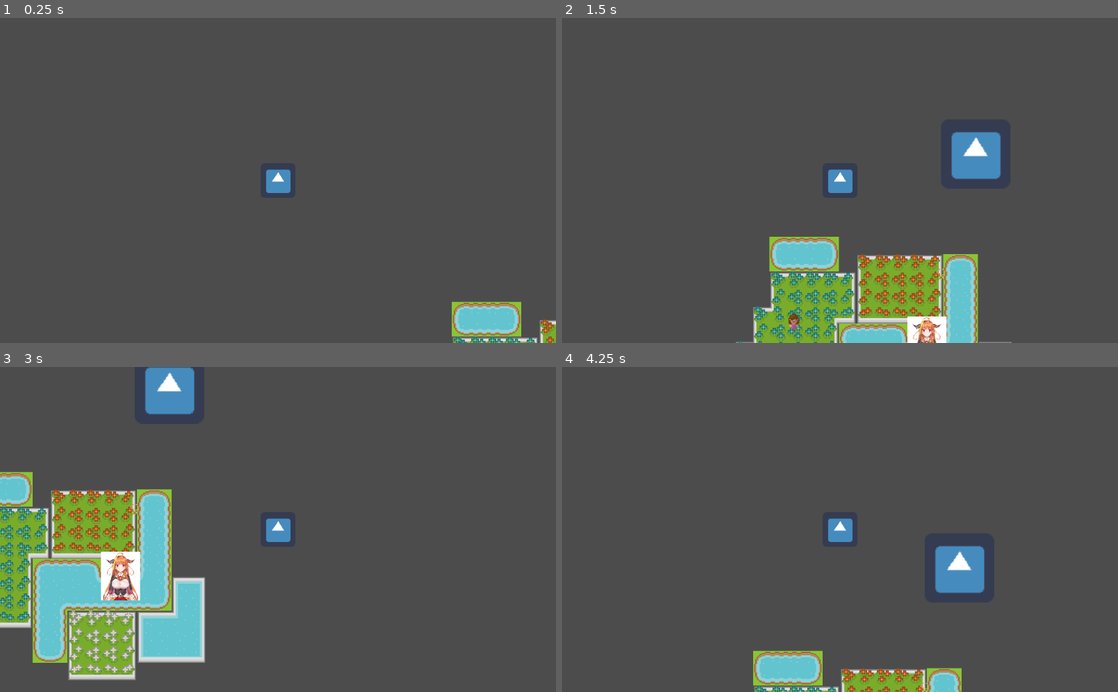
Above: before the commit, frames 1-4 (two rows, left to right).
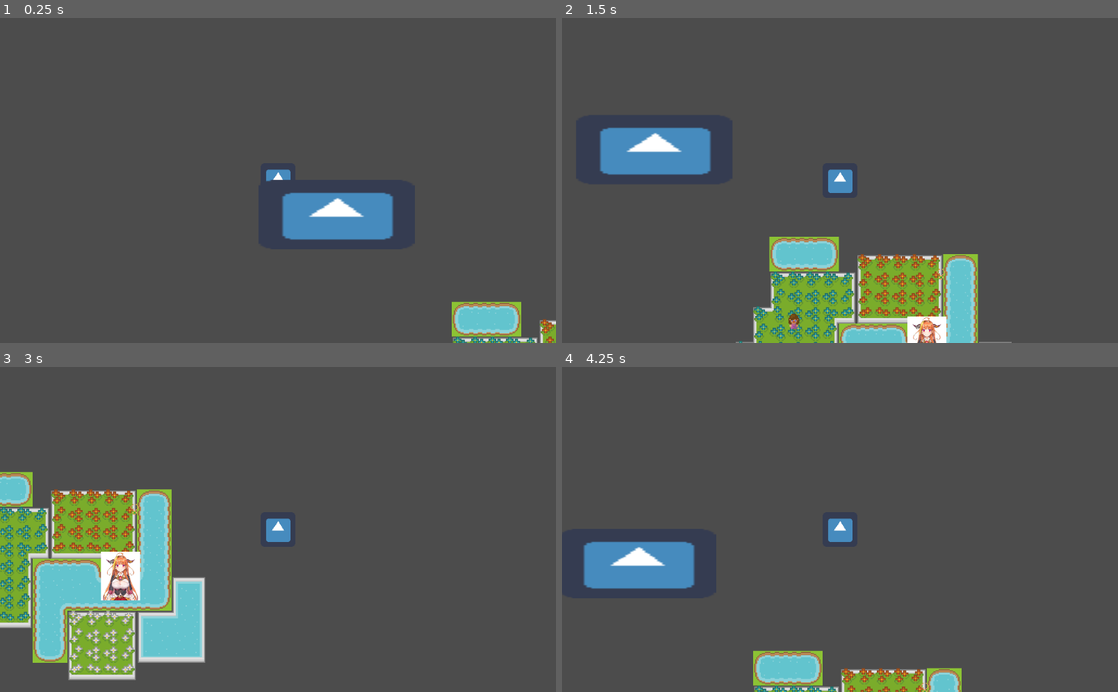
Above: after the commit, the same moments.

Repository: ValorZard/Salton-City
Game: Godot game, scene res://Scenes/Root.tscn
Same seed, same stepped clock (60 frames per second), same inputs: the game is played once before the commit and once after it. The engine's default icon, where the game draws it, is replaced by a stand-in: a white triangle on a blue panel in a dark square.
Inputs:
- Up to frame 1 (0.25 s): no input
- Up to frame 2 (1.5 s): tap Enter at 0.5 s; hold D (move_right) 0.53-1.28 s; hold E (interact) 0.53-1.28 s; hold S (move_down) from 1.28 s (still down); tap Z at 1.35 s
- Up to frame 3 (3 s): release S (move_down) at 2.03 s; hold D (move_right) 2.03-2.78 s; tap X at 2.1 s; hold W (move_up) from 2.78 s (still down); tap C at 2.85 s
- Up to frame 4 (4.25 s): release W (move_up) at 3.53 s; hold A (move_left) from 3.53 s (still down); hold E (interact) from 3.53 s (still down)

The runs differ from the first frame. In frame 1, 3.1% of the frame differs, in the area x 47-71%, y 49-69%; in frame 2, 4.2%; in frame 3, 1.3%; in frame 4, 4.2%, in the area x 3-76%, y 53-70%.

Commit message:
title
changed something

Diff:
--- a/Scenes/Root.tscn
+++ b/Scenes/Root.tscn
@@ -148,5 +148,6 @@
 position = Vector2( 317.881, 146.555 )
 
 [node name="icon" type="Sprite" parent="."]
-position = Vector2( 349.817, 35.4437 )
+position = Vector2( 53.817, 31.4437 )
+scale = Vector2( 2.25, 1 )
 texture = ExtResource( 4 )
